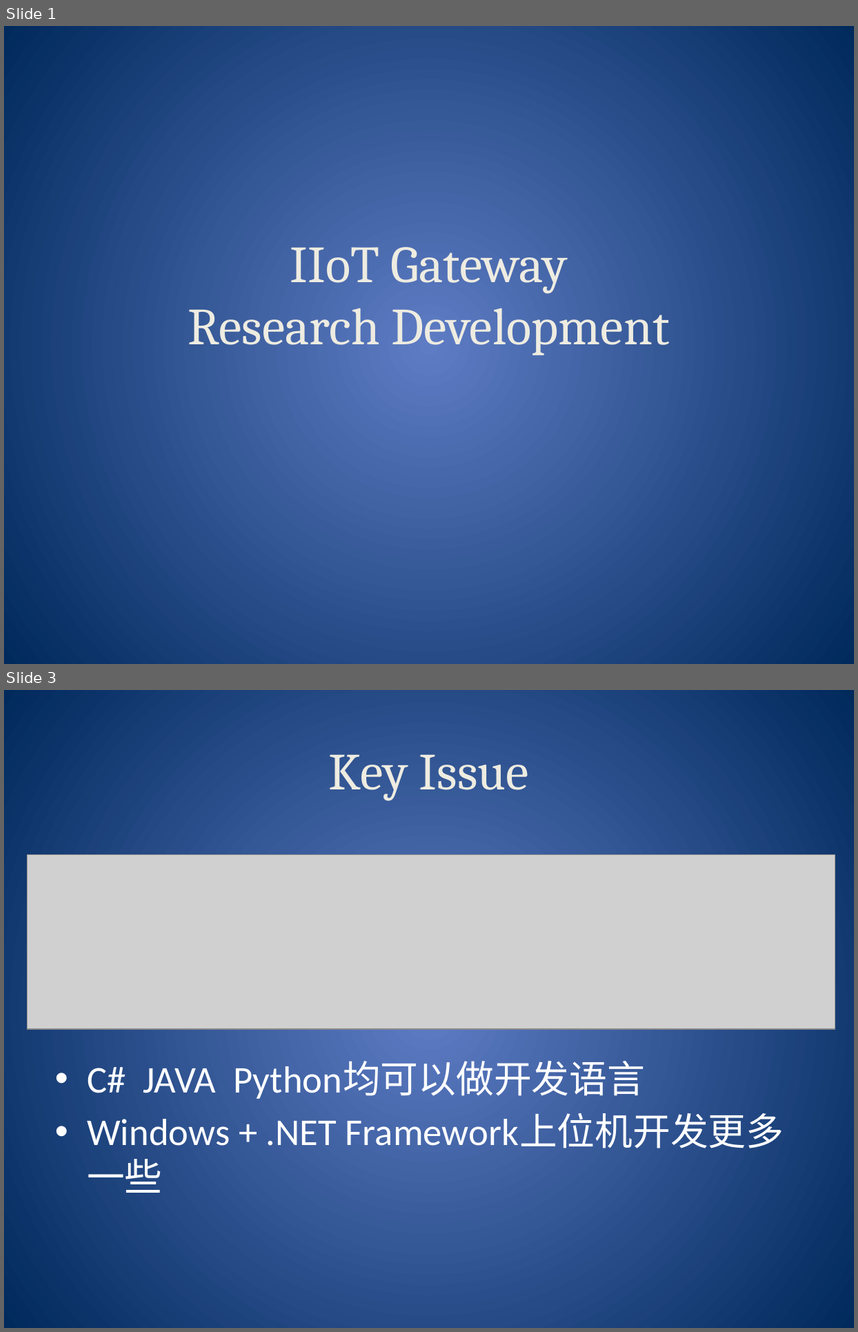
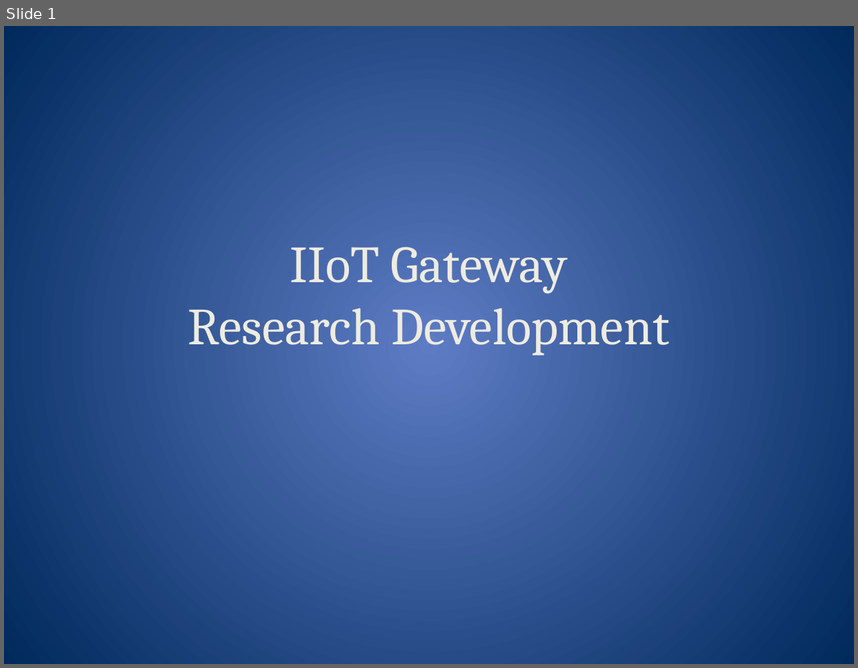
Before and after one commit to mikewomaster/sdSoftware, a slide deck: ppt/gateway_iotBox.pptx. Shown one above the other, each under a label of ours: slides 1 and 3 before the commit, slide 1 after it; the slides between them are not shown. The pictures are 858x1332 and 858x668 pixels, drawn with LibreOffice and Linux fonts; fonts in the diff are those of the drawing; grey boxes stand for pictures. Boxes give left, top, right and bottom in pixels: in the first picture for what was removed or moved away, otherwise in the second. Text is boxed around its words. In the diff, an @@ line names an element or a change of style, - is before the commit and + after.

```diff
--- a/ppt/gateway_iotBox.pptx
+++ b/ppt/gateway_iotBox.pptx
@@ slide 3 removed at (4,690,854,1328), background gradient #5E7CC5 to #00295C @@
@@ title removed at (329,755,529,800) @@
-Key Issue
@@ picture removed at (27,855,835,1029) @@
@@ text removed at (87,1061,645,1145) @@
-• C# JAVA Python均可以做开发语言
-• Windows + .NET Framework上位机开发更多一些
```
Also in this commit, not shown: 9 slides added, 5 other slides removed, 7 other files.
